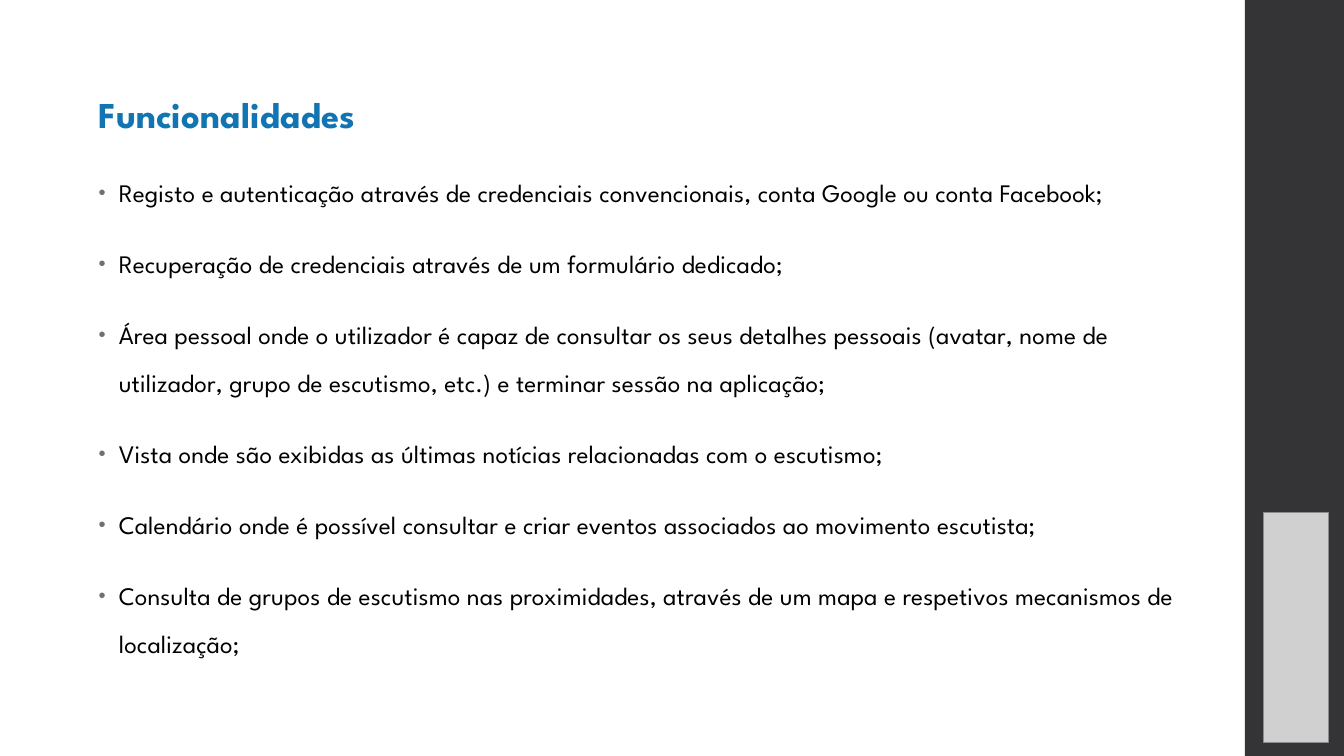
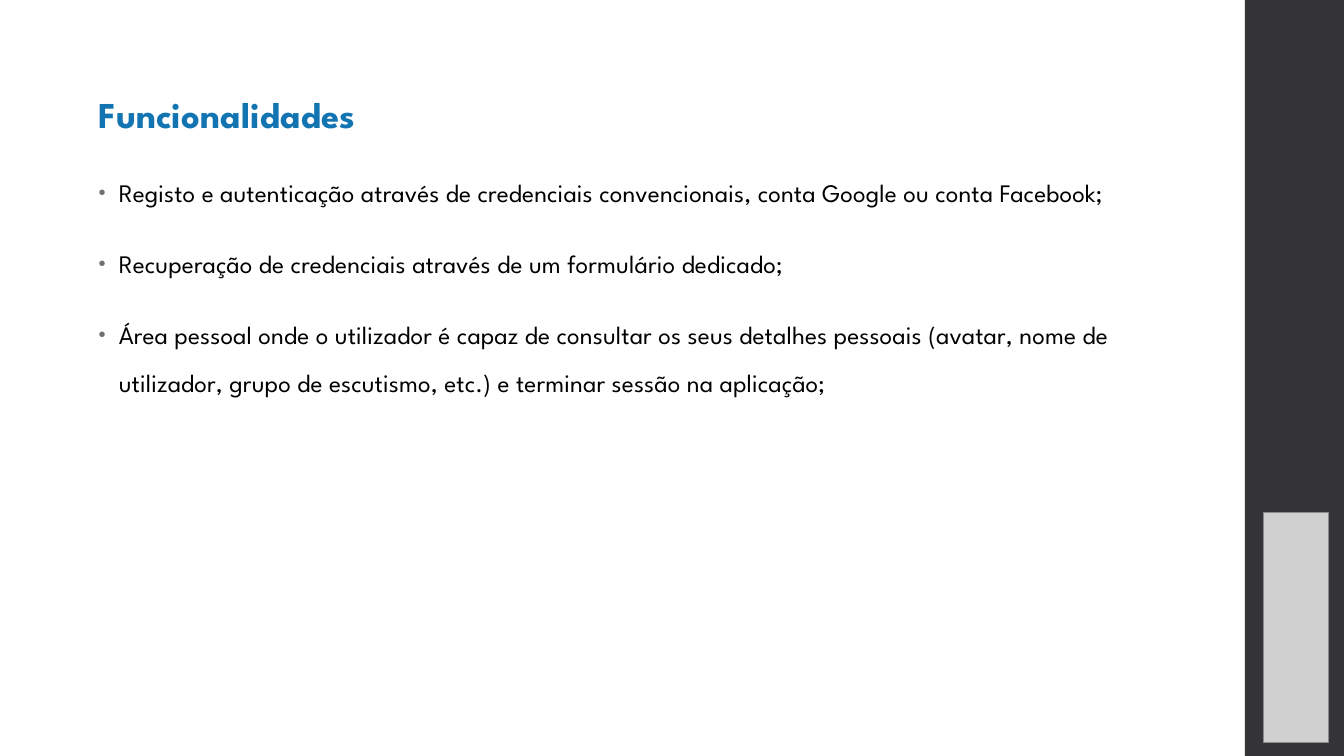
Before and after one commit to GitTiagoOliveira/escutas, a slide deck: slide 6 of docs/presentation.pptx. Drawn at 1344x756 pixels with LibreOffice and Linux fonts; fonts in the diff are those of the drawing; grey boxes stand for pictures. Boxes give left, top, right and bottom in pixels: in the first picture for what was removed or moved away, otherwise in the second. Text is boxed around its words. In the diff, an @@ line names an element or a change of style, - is before the commit and + after.

```diff
--- a/docs/presentation.pptx
+++ b/docs/presentation.pptx
@@ text at box(119, 445, 1172, 659): paragraphs removed @@
-• Vista onde são exibidas as últimas notícias relacionadas com o escutismo;
-• Calendário onde é possível consultar e criar eventos associados ao movimento escutista;
-• Consulta de grupos de escutismo nas proximidades, através de um mapa e respetivos mecanismos de localização;
```
Also in this commit, not shown: 1 slide added, 2 other files.
